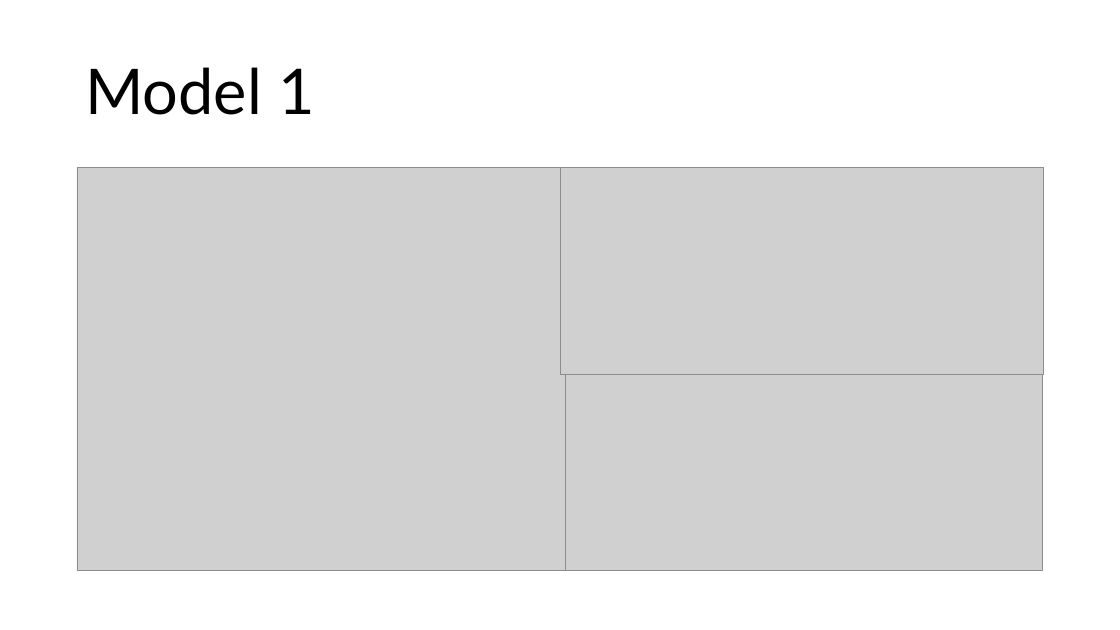
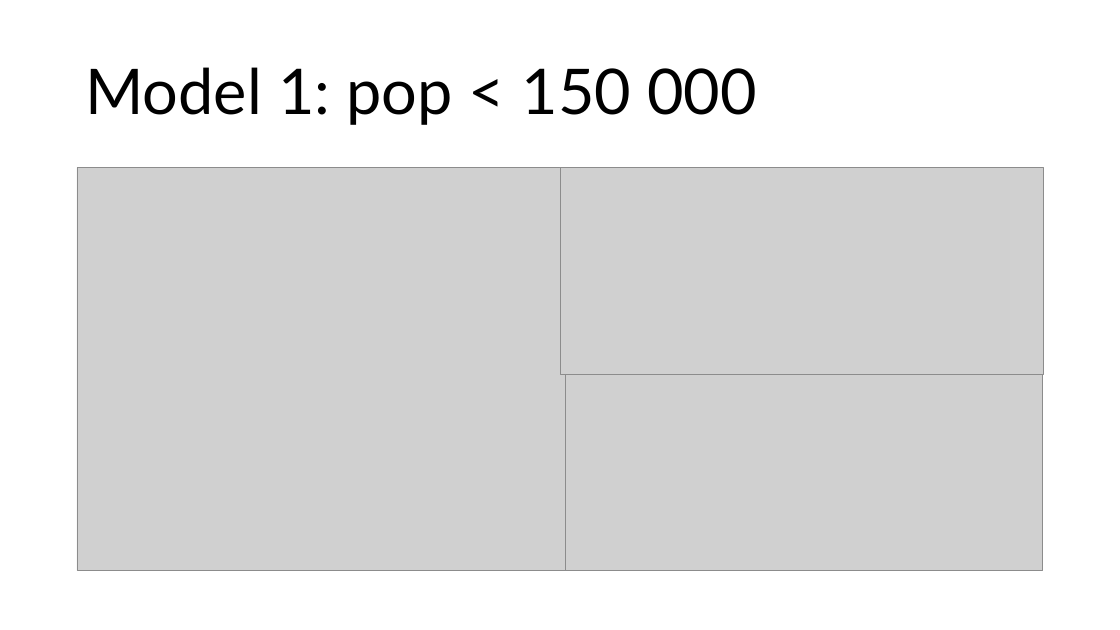
Before and after one commit to sanderseriksen/BAN440-Term-Paper, a slide deck: slide 16 of BAN440 – Term Paper Idea.pptx (slide 15 before the commit). Drawn at 1120x630 pixels with LibreOffice and Linux fonts; fonts in the diff are those of the drawing; grey boxes stand for pictures. Boxes give left, top, right and bottom in pixels: in the first picture for what was removed or moved away, otherwise in the second. Text is boxed around its words. In the diff, an @@ line names an element or a change of style, - is before the commit and + after.

```diff
--- a/BAN440 – Term Paper Idea.pptx
+++ b/BAN440 – Term Paper Idea.pptx
@@ title at [85, 67, 757, 125]: text changed @@
-Model 1
+Model 1: pop < 150 000
```
Also in this commit, not shown: 3 other slides changed, 1 slide added, 2 other files.
